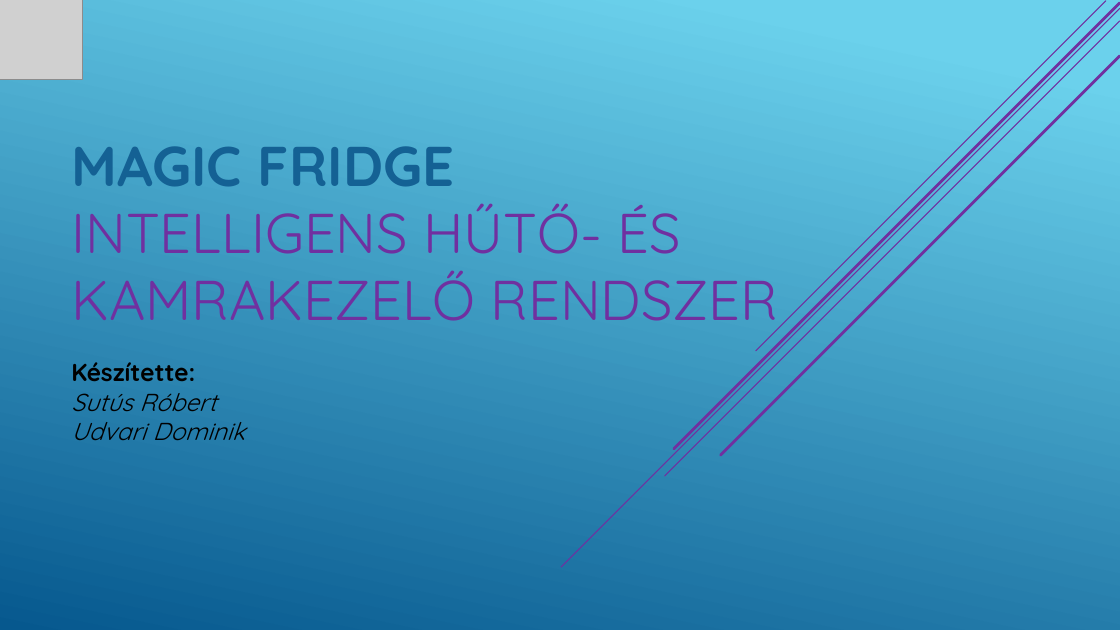
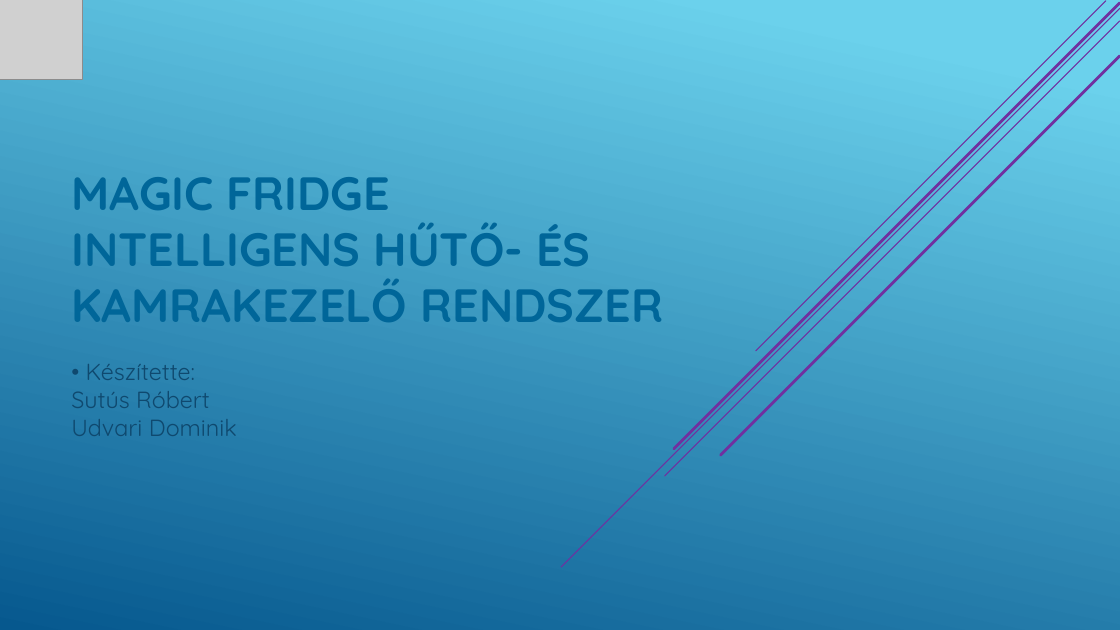
Before and after one commit to SutusRobert/13.S2_6_vizsgaelemek, a slide deck: slide 1 of PPT/Magic Fridge.pptx. Drawn at 1120x630 pixels with LibreOffice and Linux fonts; fonts in the diff are those of the drawing; grey boxes stand for pictures. Boxes give left, top, right and bottom in pixels: in the first picture for what was removed or moved away, otherwise in the second. Text is boxed around its words. In the diff, an @@ line names an element or a change of style, - is before the commit and + after.

```diff
--- a/PPT/Magic Fridge.pptx
+++ b/PPT/Magic Fridge.pptx
@@ title "MAGIC FRIDGE INTELLIGENS HŰTŐ- ÉS ..." at bbox=[71, 177, 663, 322]: size 48 to 40 pt; text colour #146194 to #006699 in "MAGIC FRIDGE"; text colour #7030A0 to #006699, bold on in "INTELLIGENS HŰTŐ- ÉS KAMRAKEZELŐ RENDSZER" @@
@@ subtitle at bbox=[71, 364, 237, 436]: text changed; size 21 to 20 pt; text colour #000000 to #0F496F; italic off @@
-Készítette:
-Sutús Róbert
-Udvari Dominik
+• Készítette:
+Sutús Róbert
+Udvari Dominik
```
Also in this commit, not shown: 5 other slides changed, 12 slides added, 1 slide removed.
